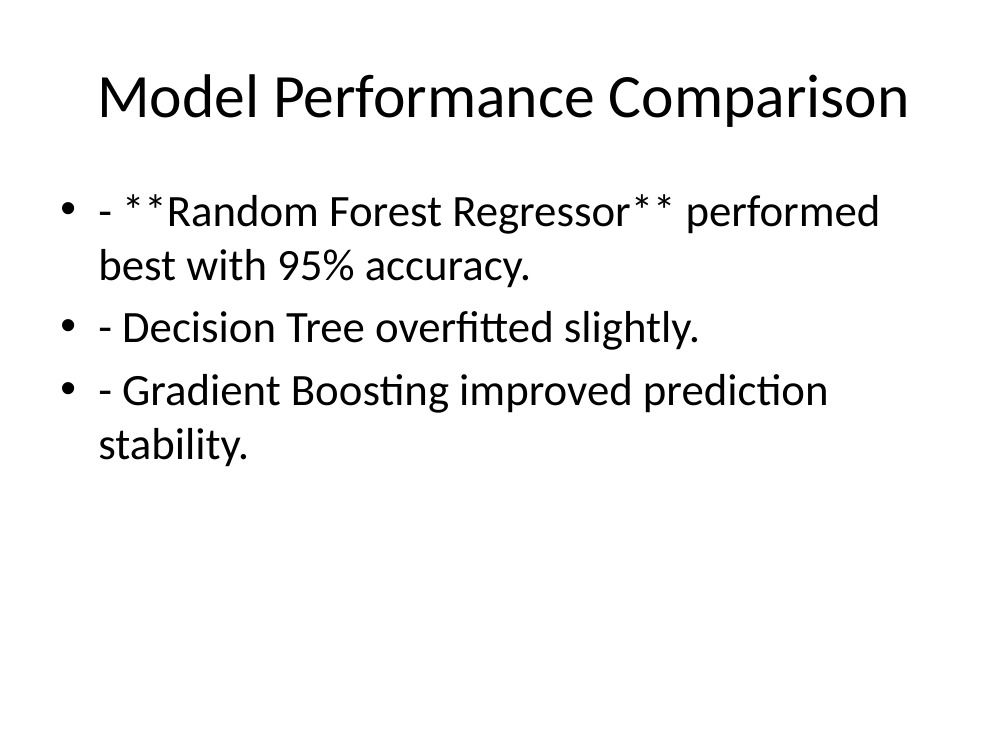
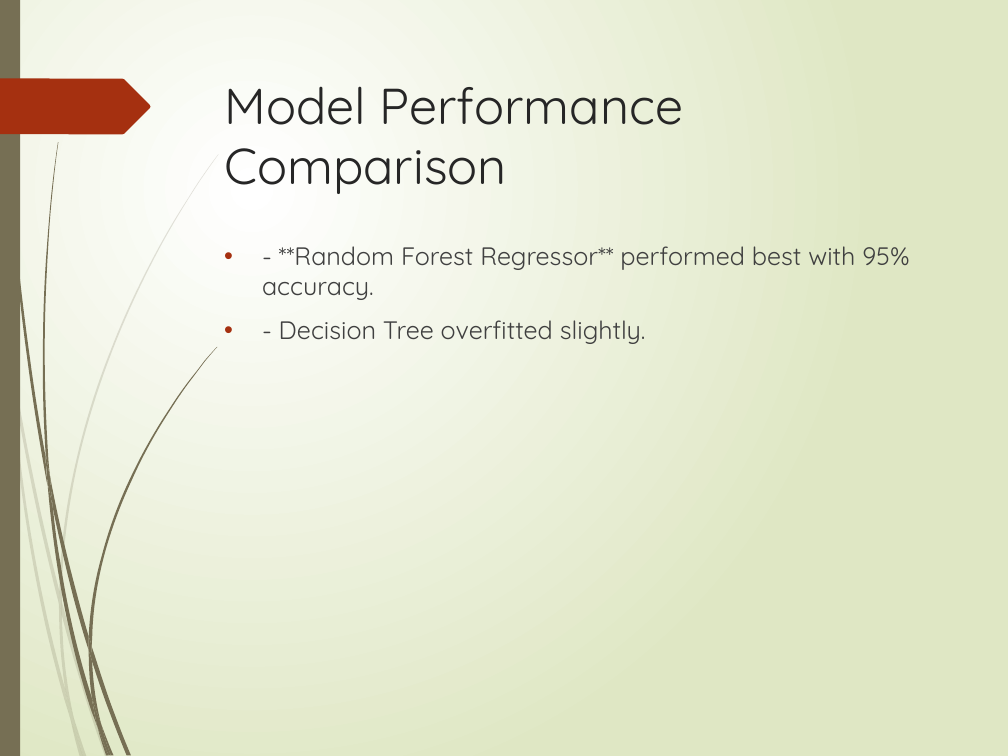
Before and after one commit to IrshadShaikh3181/Next_Hike-Project4, a slide deck: slide 20 of Mobile_Price_Prediction_Presentation1.pptx (slide 8 before the commit). Drawn at 1008x756 pixels with LibreOffice and Linux fonts; fonts in the diff are those of the drawing. Boxes give left, top, right and bottom in pixels: in the first picture for what was removed or moved away, otherwise in the second. Text is boxed around its words. In the diff, an @@ line names an element or a change of style, - is before the commit and + after.

```diff
--- a/Mobile_Price_Prediction_Presentation1.pptx
+++ b/Mobile_Price_Prediction_Presentation1.pptx
@@ background #FFFFFF to gradient #FFFFFF to #DFE8C4 @@
@@ rectangle added at <box>0,0,20,756</box>, fill #766F54 @@
@@ freeform shape added at <box>0,79,150,135</box>, fill #A53010 @@
@@ title "Model Performance Comparison": place and size @@
-title "Model Performance Comparison" at <box>97,74,910,127</box>
+title "Model Performance Comparison" at <box>224,86,683,194</box>
@@ title "Model Performance Comparison" at <box>224,86,683,194</box>: size 44 to 36 pt, font Calibri to Quicksand, text colour #000000 to #262626; alignment centre to left; vertical alignment middle to top @@
@@ text "- **Random Forest Regressor** performed ...": place and size @@
-text "- **Random Forest Regressor** performed ..." at <box>98,194,881,467</box>
+text "- **Random Forest Regressor** performed ..." at <box>262,246,909,344</box>
@@ text "- **Random Forest Regressor** performed ..." at <box>262,246,909,344</box>: size 32 to 18 pt, font Calibri to Quicksand, text colour #000000 to #404040; more space between paragraphs @@
@@ text at <box>98,374,829,467</box>: paragraph removed @@
-• - Gradient Boosting improved prediction stability.
@@ group added at <box>0,154,219,756</box>: 10 freeform shapes @@
@@ group added at <box>2,0,218,756</box>: 12 freeform shapes @@
```
Also in this commit, not shown: 10 other slides changed, 14 slides added, 1 slide removed.
